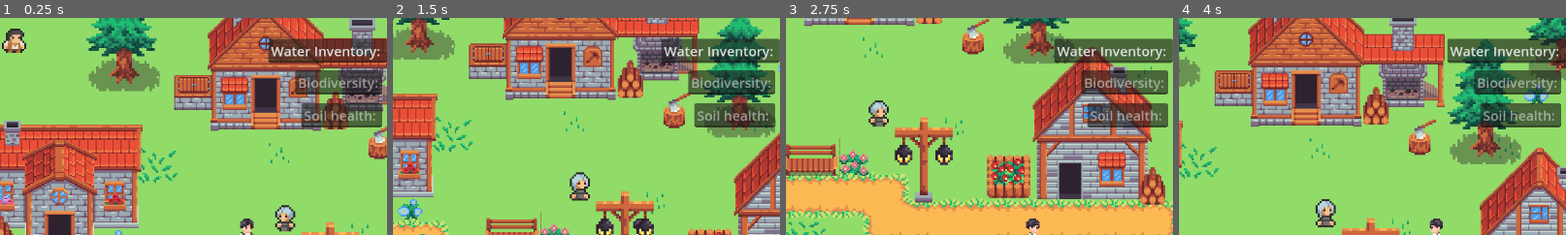
Above: before the commit, frames 1-4 (left to right).
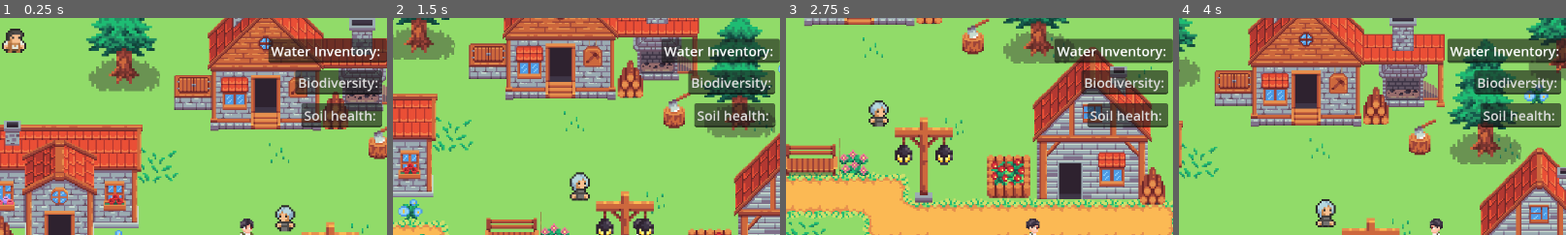
Above: after the commit, the same moments.

Repository: Sakesh-A/Game-Jam-Repo
Game: Godot game, scene res://scenes/game.tscn
Two runs of this game, one before a commit and one after it. Both use one fixed random seed, a clock stepped at 60 frames per second and the inputs below.
Inputs:
- Up to frame 1 (0.25 s): no input
- Up to frame 2 (1.5 s): hold Right (ui_right) 0.53-1.28 s; tap Space (interact) at 0.6, 1.35 s; hold Down (ui_down) from 1.28 s (still down)
- Up to frame 3 (2.75 s): release Down (ui_down) at 2.03 s; hold Right (ui_right) from 2.03 s (still down); tap Space (interact) at 2.1 s
- Up to frame 4 (4 s): release Right (ui_right) at 2.78 s; hold Up (ui_up) 2.78-3.53 s; tap Space (interact) at 2.85, 3.6 s; hold Left (ui_left) from 3.53 s (still down)
The pictures show only the part of the screen within x 18-68%, y 0-50%; the shares and areas given below are measured in that part.

The runs differ from the first frame. In frame 1, 1.0% of the frame differs, in the area x 70-98%, y 13-48%; in frame 2, 1.0%; in frame 3, 1.0%; in frame 4, 1.0%.

Commit message:
slight change to progress bars

Diff:
--- a/scenes/game.tscn
+++ b/scenes/game.tscn
@@ -72,6 +72,13 @@
 corner_radius_bottom_right = 8
 corner_radius_bottom_left = 8
 
+[sub_resource type="GDScript" id="GDScript_suyxu"]
+script/source = "extends LineEdit
+
+func _ready():
+	add_theme_color_override(\"font_color\", Color(1, 1, 1))
+"
+
 [node name="Game" type="Node2D"]
 y_sort_enabled = true
 
@@ -160,6 +167,7 @@
 grow_horizontal = 0
 theme_override_font_sizes/font_size = 20
 text = "Water Inventory:"
+script = SubResource("GDScript_suyxu")
 
 [node name="Livesotck Label" type="LineEdit" parent="CanvasLayer"]
 anchors_preset = 1
@@ -171,7 +179,7 @@
 offset_bottom = 114.0
 grow_horizontal = 0
 theme_override_font_sizes/font_size = 20
-placeholder_text = "Biodiversity:"
+text = "Biodiversity:"
 
 [node name="LineEdit2" type="LineEdit" parent="CanvasLayer"]
 anchors_preset = 1
@@ -183,7 +191,7 @@
 offset_bottom = 163.0
 grow_horizontal = 0
 theme_override_font_sizes/font_size = 20
-placeholder_text = "Soil health:"
+text = "Soil health:"
 
 [node name="ColorRect" type="ColorRect" parent="CanvasLayer"]
 offset_right = 40.0
Not shown: 1 places in scenes/game.tscn that only renumber resources
